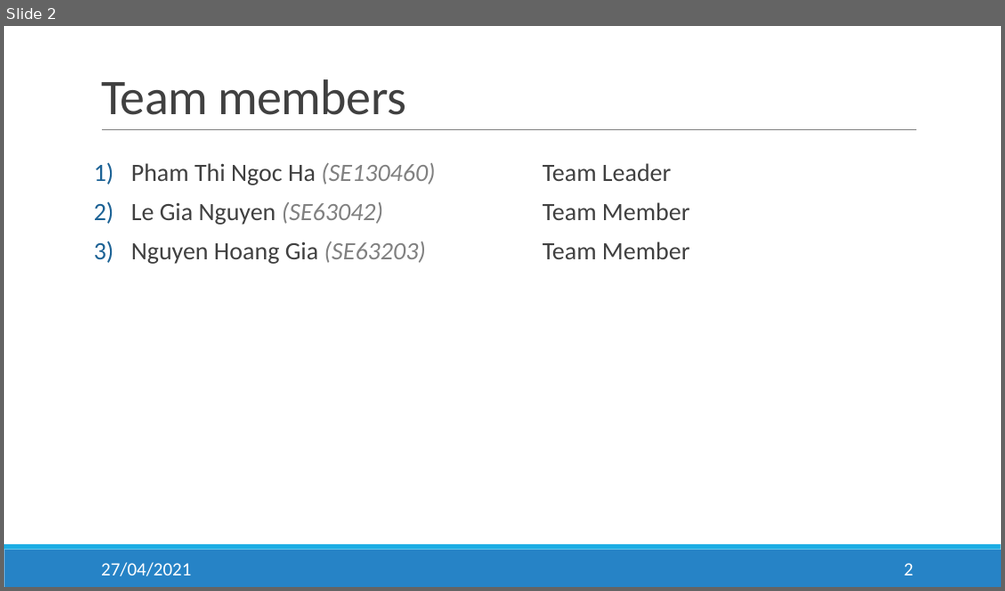
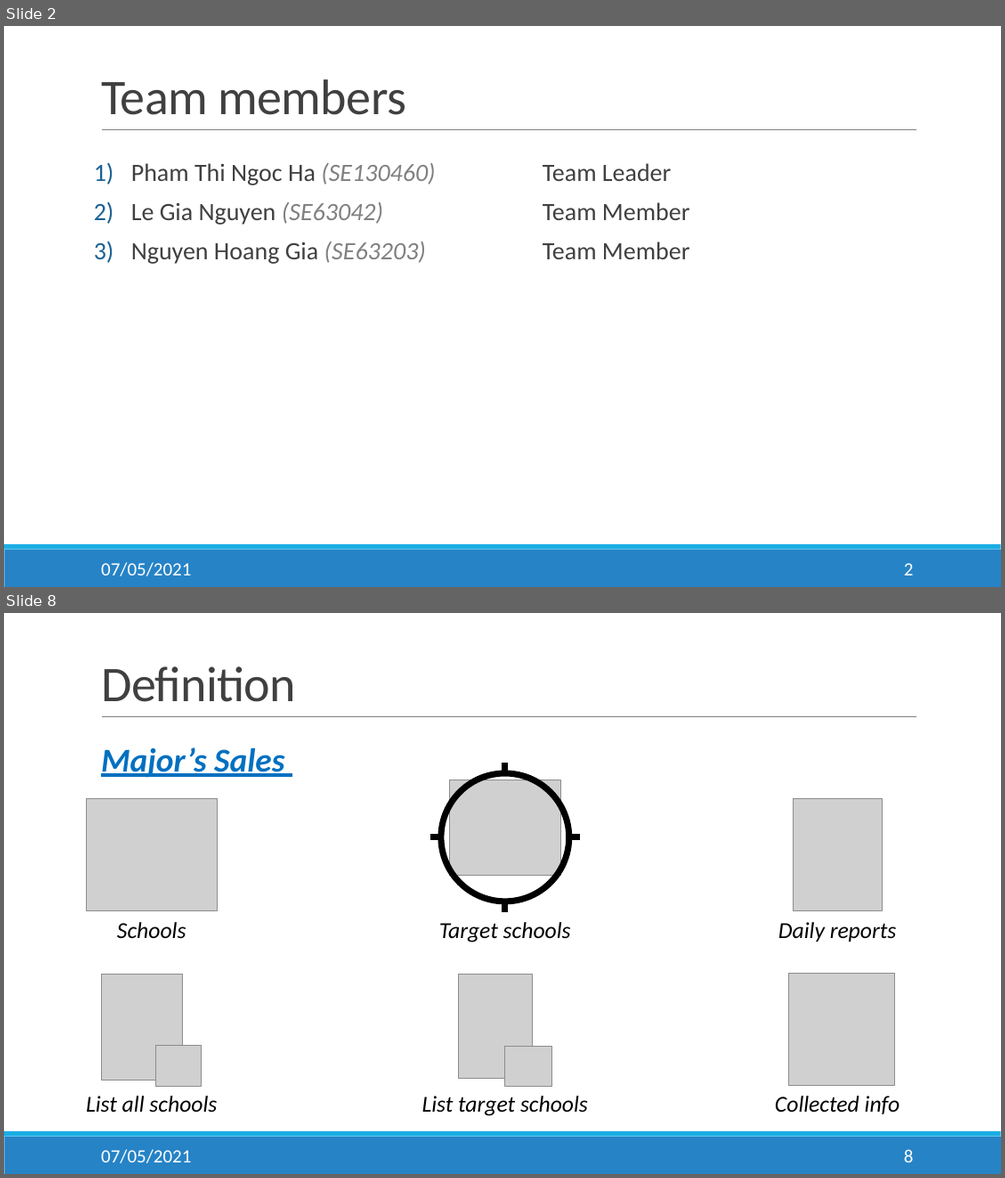
Before and after one commit to salesmgt/documentation, a slide deck: presentations/Slides.pptx. Shown one above the other, each under a label of ours: slide 2 before the commit, slides 2 and 8 after it; the slides between them are not shown. The pictures are 1005x591 and 1005x1178 pixels, drawn with LibreOffice and Linux fonts; fonts in the diff are those of the drawing; grey boxes stand for pictures. Boxes give left, top, right and bottom in pixels: in the first picture for what was removed or moved away, otherwise in the second. Text is boxed around its words. In the diff, an @@ line names an element or a change of style, - is before the commit and + after.

```diff
--- a/presentations/Slides.pptx
+++ b/presentations/Slides.pptx
@@ slide 8 added at bbox=[4, 613, 1001, 1174], background #FFFFFF; not listed: 3 template elements that a slide beside it also shows @@
@@ title added at bbox=[101, 666, 296, 702], 48 pt, text #404040 @@
+Definition
@@ text added at bbox=[101, 747, 284, 778], 32 pt, text #0070C0, bold, italic, underline @@
+Major’s Sales
@@ picture added at bbox=[86, 798, 217, 910] @@
@@ picture added at bbox=[793, 798, 882, 910] @@
@@ group added at bbox=[430, 763, 580, 912]: 4 lines, 1 picture, 1 ellipse @@
@@ text added at bbox=[117, 922, 186, 939], 22 pt, text #000000, italic @@
+Schools
@@ text added at bbox=[439, 922, 571, 942], 22 pt, text #000000, italic @@
+Target schools
@@ text added at bbox=[778, 922, 897, 941], 22 pt, text #000000, italic @@
+Daily reports
@@ picture added at bbox=[102, 973, 183, 1079] @@
@@ picture added at bbox=[458, 973, 532, 1078] @@
@@ picture added at bbox=[789, 973, 895, 1086] @@
@@ picture added at bbox=[156, 1046, 202, 1086] @@
@@ picture added at bbox=[505, 1046, 552, 1086] @@
@@ text added at bbox=[86, 1095, 217, 1112], 22 pt, text #000000, italic @@
+List all schools
@@ text added at bbox=[422, 1095, 588, 1116], 22 pt, text #000000, italic @@
+List target schools
@@ text added at bbox=[775, 1095, 900, 1114], 22 pt, text #000000, italic @@
+Collected info
@@ text added at bbox=[101, 1149, 191, 1163], 18 pt, text #FFFFFF @@
+07/05/2021
@@ page number added at bbox=[904, 1149, 914, 1162], 18 pt, text #FFFFFF @@
+8
@@ slide 2 changed as well @@
@@ text at bbox=[101, 562, 191, 576]: text changed @@
-27/04/2021
+07/05/2021
```
Also in this commit, not shown: 14 other slides changed, 14 other slides added, 3 slides removed, 1 other file.
